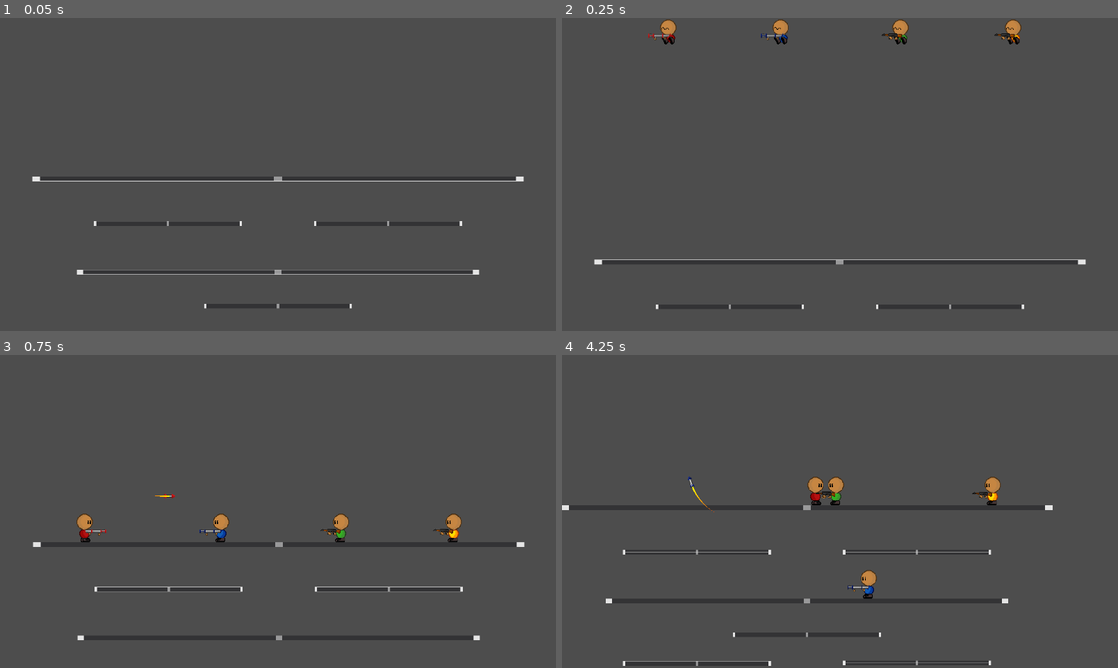
Above: before the commit, frames 1-4 (two rows, left to right).
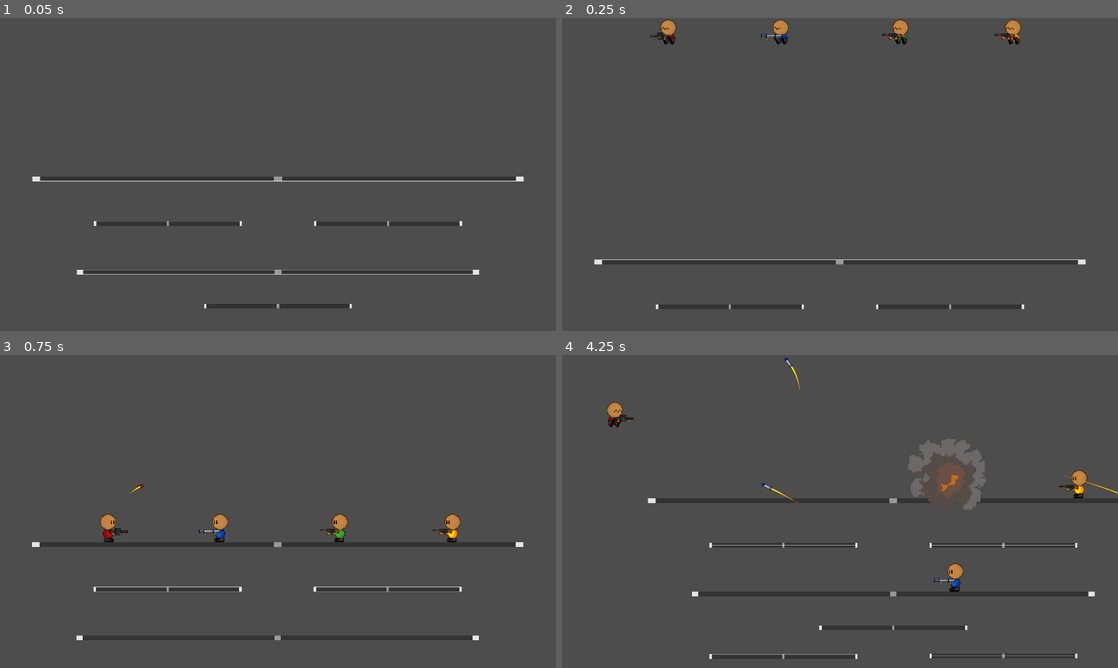
Above: after the commit, the same moments.

Repository: OmerIsBad/Trigger-Happy
Game: Godot game, scene res://Scenes/Level.tscn
Two runs of this game, one before a commit and one after it. Both use one fixed random seed, a clock stepped at 60 frames per second and the inputs below. The engine's default icon, where the game draws it, is replaced by a stand-in: a white triangle on a blue panel in a dark square.
Inputs:
- Up to frame 1 (0.05 s): no input
- Up to frame 2 (0.25 s): no input
- Up to frame 3 (0.75 s): hold D (RIGHT) from 0.53 s (still down); tap X (SHOOT) at 0.6 s
- Up to frame 4 (4.25 s): tap W (JUMP) at 0.77, 1.52, 3.02, 3.77 s; tap Keypad 0 (SHOOT_2) at 0.8, 1.35, 3.8 s; tap O (SHOOT_3) at 1.55, 2.1 s; release D (RIGHT) at 2.03 s; hold A (LEFT) 2.03-2.78 s; tap . (SHOOT_4) at 2.3, 2.85 s; hold D (RIGHT) from 2.78 s (still down); tap X (SHOOT) at 3.05 s; tap Down (DOWN_2) at 3.6 s

Frame 1 is identical in both runs. In frame 2, less than 0.1% of the frame differs, in the area x 15-20%, y 4-8%; in frame 3, 0.9%; in frame 4, 11%, in the area x 0-100%, y 0-100%.

Commit message:
Grenade Launcher And Gun Crate
Added the Grenade Launcher, shoots physics based projectiles that explode

With that, every single gun is officially implemented!

Added CrateSpawners into the map, that spawn crates after a random period of time

Added crates that give you random guns.

TO DO:
These crates need to dissapear after a while
The period of time for crate spawning needs to be tweaked.

Diff:
--- /dev/null
+++ b/Scenes/CrateSpawner.tscn
@@ -0,0 +1,14 @@
+[gd_scene format=3 uid="uid://caavupfmnolax"]
+
+[ext_resource type="Script" uid="uid://b0gip37bjmrid" path="res://Scripts/CrateSpawner.gd" id="1_mqx4l"]
+
+[node name="CrateSpawner" type="Node2D" unique_id=599620663]
+script = ExtResource("1_mqx4l")
+
+[node name="SpawnInTimer" type="Timer" parent="." unique_id=1721303693]
+one_shot = true
+
+[node name="SpawnMarker" type="Marker2D" parent="." unique_id=1481201811]
+position = Vector2(0, -32)
+
+[connection signal="timeout" from="SpawnInTimer" to="." method="_on_spawn_in_timer_timeout"]
--- a/Scenes/ExplosionAir.tscn
+++ b/Scenes/ExplosionAir.tscn
@@ -65,7 +65,7 @@
 script = ExtResource("1_si51q")
 
 [node name="Area2D" type="Area2D" parent="." unique_id=2129692434]
-collision_mask = 31
+collision_mask = 159
 
 [node name="CollisionShape2D" type="CollisionShape2D" parent="Area2D" unique_id=232186683]
 position = Vector2(0, -50)
--- /dev/null
+++ b/Scenes/ExplosiveBullet.tscn
@@ -0,0 +1,50 @@
+[gd_scene format=3 uid="uid://d4nbh7f3kajhj"]
+
+[ext_resource type="Script" uid="uid://8ib6cabhrnw0" path="res://Scripts/ExplosiveBullet.gd" id="1_eyhip"]
+[ext_resource type="Texture2D" uid="uid://csn7rhhiytthu" path="res://Assets/ExplosiveBullet.png" id="2_86yeh"]
+
+[sub_resource type="PhysicsMaterial" id="PhysicsMaterial_5rrr5"]
+bounce = 0.5
+
+[sub_resource type="Curve" id="Curve_eyhip"]
+_data = [Vector2(0, 0), 0.0, 0.0, 0, 0, Vector2(1, 1), 0.0, 0.0, 0, 0]
+point_count = 2
+
+[sub_resource type="Gradient" id="Gradient_86yeh"]
+colors = PackedColorArray(0.99215686, 0.22352941, 0, 1, 1, 1, 0, 1)
+
+[sub_resource type="CapsuleShape2D" id="CapsuleShape2D_eyhip"]
+radius = 5.0
+height = 22.0
+
+[node name="ExplosiveBullet" type="RigidBody2D" unique_id=1026185351]
+collision_layer = 128
+collision_mask = 129
+physics_material_override = SubResource("PhysicsMaterial_5rrr5")
+script = ExtResource("1_eyhip")
+
+[node name="Trail" type="Line2D" parent="." unique_id=847672714]
+top_level = true
+width = 5.0
+width_curve = SubResource("Curve_eyhip")
+gradient = SubResource("Gradient_86yeh")
+
+[node name="Sprite2D" type="Sprite2D" parent="." unique_id=1347753416]
+scale = Vector2(2, 2)
+texture = ExtResource("2_86yeh")
+
+[node name="CollisionShape2D" type="CollisionShape2D" parent="." unique_id=592013345]
+rotation = 1.5707964
+shape = SubResource("CapsuleShape2D_eyhip")
+
+[node name="Timer" type="Timer" parent="." unique_id=663988500]
+wait_time = 3.0
+one_shot = true
+autostart = true
+
+[node name="FlashTimer" type="Timer" parent="." unique_id=1884115490]
+wait_time = 0.2
+one_shot = true
+
+[connection signal="timeout" from="Timer" to="." method="_on_timer_timeout"]
+[connection signal="timeout" from="FlashTimer" to="." method="_on_flash_timer_timeout"]
--- /dev/null
+++ b/Scenes/GrenadeLauncher.tscn
@@ -0,0 +1,19 @@
+[gd_scene format=3 uid="uid://brxsd17k37suo"]
+
+[ext_resource type="Script" uid="uid://dn12ykpxwttew" path="res://Scripts/GrenadeLauncher.gd" id="1_3a3n0"]
+[ext_resource type="Texture2D" uid="uid://bsj645i03wwtt" path="res://Assets/GrenadeLauncher_In_Hand.png" id="2_v6vey"]
+
+[node name="GrenadeLauncher" type="Node2D" unique_id=693367144]
+script = ExtResource("1_3a3n0")
+
+[node name="Muzzle" type="Marker2D" parent="." unique_id=2140118325]
+position = Vector2(33, -2)
+
+[node name="Sprite2D" type="Sprite2D" parent="." unique_id=1994585060]
+scale = Vector2(2, 2)
+texture = ExtResource("2_v6vey")
+
+[node name="FireRateTimer" type="Timer" parent="." unique_id=1098430262]
+one_shot = true
+
+[connection signal="timeout" from="FireRateTimer" to="." method="_on_fire_rate_timer_timeout"]
--- a/Scenes/Level.tscn
+++ b/Scenes/Level.tscn
@@ -6,6 +6,7 @@
 [ext_resource type="PackedScene" uid="uid://dboxttpabx55w" path="res://Scenes/Player3.tscn" id="3_xylue"]
 [ext_resource type="Texture2D" uid="uid://d0knq47jntws5" path="res://Assets/Prototype.png" id="4_ienac"]
 [ext_resource type="PackedScene" uid="uid://d0moe1qvk0f81" path="res://Scenes/Player4.tscn" id="4_tj5wv"]
+[ext_resource type="PackedScene" uid="uid://caavupfmnolax" path="res://Scenes/CrateSpawner.tscn" id="7_ienac"]
 
 [sub_resource type="RectangleShape2D" id="RectangleShape2D_npw3m"]
 size = Vector2(511, 40)
@@ -114,3 +115,26 @@
 [node name="CollisionShape2D" type="CollisionShape2D" parent="Platforms/Platform7" unique_id=1567310251]
 shape = SubResource("RectangleShape2D_npw3m")
 one_way_collision = true
+
+[node name="CrateSpawners" type="Node" parent="." unique_id=1217485087]
+
+[node name="CrateSpawner" parent="CrateSpawners" unique_id=599620663 instance=ExtResource("7_ienac")]
+position = Vector2(960, 726)
+
+[node name="CrateSpawner2" parent="CrateSpawners" unique_id=1354042321 instance=ExtResource("7_ienac")]
+position = Vector2(580, 942)
+
+[node name="CrateSpawner3" parent="CrateSpawners" unique_id=1963759749 instance=ExtResource("7_ienac")]
+position = Vector2(1340, 940)
+
+[node name="CrateSpawner4" parent="CrateSpawners" unique_id=2086651923 instance=ExtResource("7_ienac")]
+position = Vector2(580, 558)
+
+[node name="CrateSpawner5" parent="CrateSpawners" unique_id=579182355 instance=ExtResource("7_ienac")]
+position = Vector2(1340, 558)
+
+[node name="CrateSpawner6" parent="CrateSpawners" unique_id=1273534288 instance=ExtResource("7_ienac")]
+position = Vector2(430, 404)
+
+[node name="CrateSpawner7" parent="CrateSpawners" unique_id=1403212314 instance=ExtResource("7_ienac")]
+position = Vector2(1490, 404)
--- a/Scenes/Missile.tscn
+++ b/Scenes/Missile.tscn
@@ -38,7 +38,7 @@
 shape = SubResource("CapsuleShape2D_3yf48")
 
 [node name="FuelTimer" type="Timer" parent="." unique_id=1320985086]
-wait_time = 5.0
+wait_time = 10.0
 one_shot = true
 autostart = true
 
--- a/Scenes/Player1.tscn
+++ b/Scenes/Player1.tscn
@@ -4,7 +4,7 @@
 [ext_resource type="Texture2D" uid="uid://dcnmywy7djk7h" path="res://Assets/Player_Air_RED.png" id="2_2ale3"]
 [ext_resource type="Texture2D" uid="uid://b5fj4ew8f3pil" path="res://Assets/Player_Run_RED.png" id="2_dvont"]
 [ext_resource type="Texture2D" uid="uid://brurq1gppfwel" path="res://Assets/Player_Idle_RED.png" id="3_i047d"]
-[ext_resource type="PackedScene" uid="uid://ch7jjj0qi2bbs" path="res://Scenes/RocketLauncher.tscn" id="5_2ale3"]
+[ext_resource type="PackedScene" uid="uid://brxsd17k37suo" path="res://Scenes/GrenadeLauncher.tscn" id="5_2ale3"]
 
 [sub_resource type="AtlasTexture" id="AtlasTexture_7m8ro"]
 atlas = ExtResource("2_2ale3")
@@ -116,7 +116,7 @@
 [node name="WeaponHolder" type="Node2D" parent="Hand" unique_id=1822474020]
 position = Vector2(28, 19)
 
-[node name="RocketLauncher" parent="Hand/WeaponHolder" unique_id=1929053549 instance=ExtResource("5_2ale3")]
+[node name="GrenadeLauncher" parent="Hand/WeaponHolder" unique_id=693367144 instance=ExtResource("5_2ale3")]
 
 [node name="CoyoteTimer" type="Timer" parent="." unique_id=468557345]
 one_shot = true
--- /dev/null
+++ b/Scenes/WeaponCrate.tscn
@@ -0,0 +1,22 @@
+[gd_scene format=3 uid="uid://dgdpgsvupls6h"]
+
+[ext_resource type="Script" uid="uid://bjvjgf5uvhcxl" path="res://Scripts/WeaponCrate.gd" id="1_jv64r"]
+[ext_resource type="Texture2D" uid="uid://dia77alkvwajx" path="res://icon.svg" id="1_lui6a"]
+
+[sub_resource type="RectangleShape2D" id="RectangleShape2D_npw3m"]
+size = Vector2(64, 64)
+
+[node name="WeaponCrate" type="Node2D" unique_id=404992232]
+script = ExtResource("1_jv64r")
+
+[node name="Sprite2D" type="Sprite2D" parent="." unique_id=1737166056]
+scale = Vector2(0.5, 0.5)
+texture = ExtResource("1_lui6a")
+
+[node name="Area2D" type="Area2D" parent="." unique_id=1234030427]
+collision_mask = 31
+
+[node name="CollisionShape2D" type="CollisionShape2D" parent="Area2D" unique_id=501875485]
+shape = SubResource("RectangleShape2D_npw3m")
+
+[connection signal="body_entered" from="Area2D" to="." method="_on_area_2d_body_entered"]
--- a/Scripts/AK47.gd
+++ b/Scripts/AK47.gd
@@ -43,7 +43,7 @@
 	print(get_parent().get_parent().get_parent().name)
 	if get_parent().get_parent().get_parent().name == "Player1":
 		ShootButton = "SHOOT"
-		print("Shoot button set as ", ShootButton, " FOR ", get_parent().get_pareant().get_parent().name)
+		print("Shoot button set as ", ShootButton, " FOR ", get_parent().get_parent().get_parent().name)
 	elif get_parent().get_parent().get_parent().name == "Player2":
 		ShootButton = "SHOOT_2"
 		print("Shoot button set as ", ShootButton, " FOR ", get_parent().get_parent().get_parent().name)
--- a/Scripts/AutoShotgun.gd
+++ b/Scripts/AutoShotgun.gd
@@ -9,7 +9,7 @@
 
 
 #Gun Stats
-var Recoil = 910.0
+var Recoil = 300.0
 var FireRate = 0.3
 var MagSize = 15 #-1 for infinite
 var GunName = "AutoShotgun"
--- a/Scripts/CombatShotgun.gd
+++ b/Scripts/CombatShotgun.gd
@@ -9,7 +9,7 @@
 
 
 #Gun Stats
-var Recoil = 890.0
+var Recoil = 300.0
 var FireRate = 0.2
 var MagSize = 20 #-1 for infinite
 var GunName = "CombatShotgun"
--- /dev/null
+++ b/Scripts/CrateSpawner.gd
@@ -0,0 +1,21 @@
+extends Node2D
+
+@onready var SpawnInTimer = $SpawnInTimer
+@onready var SpawnMarker = $SpawnMarker
+
+
+var WeaponsCrate = preload("res://Scenes/WeaponCrate.tscn")
+
+# Called when the node enters the scene tree for the first time.
+func _ready() -> void:
+	RestartCrateShenanigans()
+
+func RestartCrateShenanigans():
+	var TimerTime = randi_range(10, 100)
+	global_position.x += randi_range(-250, +250)
+	SpawnInTimer.start(TimerTime)
+
+func _on_spawn_in_timer_timeout() -> void:
+	var WeaponBox = WeaponsCrate.instantiate()
+	add_child(WeaponBox)
+	WeaponBox.position = SpawnMarker.position
--- a/Scripts/ExplosionAir.gd
+++ b/Scripts/ExplosionAir.gd
@@ -7,7 +7,7 @@
 var YDirection
 var DoIt = true
 var SmallerHitbox = false
-
+var ExplosiveThingyReduction = 3
 
 func _ready() -> void:
 	if SmallerHitbox == true:
@@ -17,31 +17,37 @@
 	queue_free()
 
 func _process(delta: float) -> void:
-	if $AnimatedSprite2D.frame == 3:
+	if $AnimatedSprite2D.frame == 2:
 		DoIt = false
 
 
 func _on_area_2d_body_entered(Thing: Node2D) -> void:
 	if Thing.is_in_group("players") and DoIt:
-		#This code is a fucking mess but it works
+	#This code is a fucking mess but it works so dont touch it
 
 		var DiffDirection = (Thing.global_position - global_position).normalized()
-
-		#How strong the raw vertical push would be if uncapped
 		var RawVerticalKnockback = DiffDirection.y * TotalKnockback
-
-		#Capping vertical knockback to a max, in either direction (up or down)
-		var MaxVerticalKnockback = 400.0  # tune this to taste
+		var MaxVerticalKnockback = 400.0
 		var ClampedVerticalKnockback = clamp(RawVerticalKnockback, -MaxVerticalKnockback, MaxVerticalKnockback)
-
-		#Whatever got cut off by the clamp is "leftover" energy to redirect into X
 		var VerticalOverflow = abs(RawVerticalKnockback) - abs(ClampedVerticalKnockback)
-
-		#Figure out which horizontal side the explosion is already leaning toward,
-		#so the leftover energy pushes further in that same direction
 		var HorizontalSign = sign(DiffDirection.x)
 		if HorizontalSign == 0:
-			HorizontalSign = 1  #fallback if explosion is dead-center horizontally, pick a default side
-
+			HorizontalSign = 1
 		Thing.velocity.x += (DiffDirection.x * TotalKnockback) + (VerticalOverflow * HorizontalSign)
 		Thing.velocity.y += ClampedVerticalKnockback
+
+
+
+
+	if Thing.is_in_group("ExplosiveThingiesThatShouldAlsoBeMovedByExplosions") and DoIt:
+		var DiffDirection = (Thing.global_position - global_position).normalized()
+		var RawVerticalKnockback = DiffDirection.y * TotalKnockback
+		var MaxVerticalKnockback = 400.0
+		var ClampedVerticalKnockback = clamp(RawVerticalKnockback, -MaxVerticalKnockback, MaxVerticalKnockback)
+		var VerticalOverflow = abs(RawVerticalKnockback) - abs(ClampedVerticalKnockback)
+		var HorizontalSign = sign(DiffDirection.x)
+		var KnockbackVector = Vector2(
+			(DiffDirection.x * TotalKnockback) + (VerticalOverflow * HorizontalSign),
+			ClampedVerticalKnockback
+		)
+		Thing.apply_impulse(KnockbackVector / ExplosiveThingyReduction)
--- /dev/null
+++ b/Scripts/ExplosiveBullet.gd
@@ -0,0 +1,41 @@
+extends RigidBody2D
+
+var ExplosionScene = preload("res://Scenes/ExplosionAir.tscn")
+@onready var Countdown = $Timer
+@onready var FlashTimer = $FlashTimer
+@onready var Sprite = $Sprite2D
+@onready var TrailNode = $Trail
+var TrailLength = 20
+
+var Direction
+var Speed
+var UpwardsForce = -400
+var LastSecond = 0
+
+
+# Called when the node enters the scene tree for the first time.
+func _ready() -> void:
+	add_to_group("ExplosiveThingiesThatShouldAlsoBeMovedByExplosions")
+	apply_impulse(Vector2(Speed * Direction, UpwardsForce))
+	apply_torque((-10000.0 * Direction)+ randi_range(-2500, 2500))
+
+func _process(delta: float) -> void:
+	var CurrentSecond = floor(Countdown.time_left)
+	if CurrentSecond != LastSecond:
+		Sprite.modulate = Color(1, 0, 0, 1)
+		LastSecond = CurrentSecond
+		FlashTimer.start()
+
+	TrailNode.add_point(global_position)
+	if TrailNode.get_point_count() > TrailLength:
+		TrailNode.remove_point(0)
+
+func _on_timer_timeout() -> void:
+	var Explosion = ExplosionScene.instantiate()
+	Explosion.global_position = global_position
+	get_tree().current_scene.add_child(Explosion)
+	queue_free()
+
+
+func _on_flash_timer_timeout() -> void:
+	Sprite.modulate = Color(1, 1, 1, 1)
--- /dev/null
+++ b/Scripts/GrenadeLauncher.gd
@@ -0,0 +1,91 @@
+extends Node2D
+
+var ShootButton
+
+var GrenadeScene = preload("res://Scenes/ExplosiveBullet.tscn")
+@onready var FireRateTimer = $FireRateTimer
+@onready var PlayerHand = get_parent().get_parent()
+
+
+
+#Gun Stats
+var Recoil = 300.0
+var FireRate = 0.4
+var MagSize = 5 #-1 for infinite
+var GunName = "GrenadeLauncher"
+var CanShoot = true
+
+#Grenade Stats
+var GrenadeSpeed = 500
+var GrenadeDirection = -1
+
+# Called when the node enters the scene tree for the first time.
+func _ready() -> void:
+	IdentifyPlayerShoot()
+
+
+
+# Called every frame. 'delta' is the elapsed time since the previous frame.
+func _process(delta: float) -> void:
+	#Find direction player is facing and make bullets shoot that way now instead yuh
+	if get_parent().get_parent().get_parent().Direction != 0:
+		GrenadeDirection = get_parent().get_parent().get_parent().Direction
+
+
+	if Input.is_action_pressed(ShootButton) and CanShoot:
+		Shoot()
+		if MagSize != 0:
+			ApplyRecoil()
+
+func IdentifyPlayerShoot():
+	print(get_parent().get_parent().get_parent().name)
+	if get_parent().get_parent().get_parent().name == "Player1":
+		ShootButton = "SHOOT"
+		print("Shoot button set as ", ShootButton, " FOR ", get_parent().get_parent().get_parent().name)
+	elif get_parent().get_parent().get_parent().name == "Player2":
+		ShootButton = "SHOOT_2"
+		print("Shoot button set as ", ShootButton, " FOR ", get_parent().get_parent().get_parent().name)
+	elif get_parent().get_parent().get_parent().name == "Player3":
+		ShootButton = "SHOOT_3"
+		print("Shoot button set as ", ShootButton, " FOR ", get_parent().get_parent().get_parent().name)
+	elif get_parent().get_parent().get_parent().name == "Player4":
+		ShootButton = "SHOOT_4"
+		print("Shoot button set as ", ShootButton, " FOR ", get_parent().get_parent().get_parent().name)
+
+func Shoot():
+	if MagSize != -1: #Check if this gun has infinite ammo
+		MagSize -= 1
+
+	var Grenade = GrenadeScene.instantiate()
+
+	Grenade.global_position = $Muzzle.global_position
+	Grenade.Direction = GrenadeDirection
+	Grenade.Speed = GrenadeSpeed
+	get_tree().current_scene.add_child(Grenade)
+
+	if MagSize == 0:
+		DestroyGun()
+	else:
+		StartCooldown()
+
+func ApplyRecoil():
+	get_parent().get_parent().get_parent().velocity.x -= Recoil * get_parent().get_parent().get_parent().Direction
+
+	var RestPosition = PlayerHand.position
+	var KickPosition = RestPosition + Vector2(-15 * GrenadeDirection, 0)
+
+	var RecoilTween = create_tween().set_trans(Tween.TRANS_EXPO).set_ease(Tween.EASE_OUT)
+	RecoilTween.tween_property(PlayerHand, "position", KickPosition, 0.05)
+	RecoilTween.tween_property(PlayerHand, "position", RestPosition, 0.1)
+
+func DestroyGun():
+	get_parent().get_parent().get_parent().DropGun(GunName)
+	queue_free()
+
+func StartCooldown():
+	CanShoot = false
+	FireRateTimer.start(FireRate)
+
+
+func _on_fire_rate_timer_timeout() -> void:
+	CanShoot = true
--- a/Scripts/Missile.gd
+++ b/Scripts/Missile.gd
@@ -32,6 +32,7 @@
 				DistanceToClosestPlayer = position.distance_to(Player.position)
 				TargetPlayer = Player
 
+
 func _physics_process(delta: float) -> void:
 
 	if HasFuel:
@@ -63,6 +64,8 @@
 		PrevPos = position
 		position += Velocity * delta
 
+		rotation += 0.1
+
 
 
 func _on_bullet_life_timer_timeout() -> void:
--- /dev/null
+++ b/Scripts/WeaponCrate.gd
@@ -0,0 +1,71 @@
+extends Node2D
+
+#NEEDS FUNCTIONALITY TO DISAPEAR AFTER A WHILE
+
+var Weapons = {
+		#Pistols
+		"Revolver": preload("res://Scenes/Revolver.tscn"),
+		"Uzi": preload("res://Scenes/Uzi.tscn"),
+		"GoldenEagle": preload("res://Scenes/GoldenEagle.tscn"),
+		"Musket": preload("res://Scenes/Musket.tscn"),
+
+		#Assault Rifles
+		"AK47": preload("res://Scenes/AK47.tscn"),
+		"M16": preload("res://Scenes/M16.tscn"),
+		"Scar": preload("res://Scenes/Scar.tscn"),
+		"BullPup": preload("res://Scenes/BullPup.tscn"),
+		"Vector": preload("res://Scenes/Vector.tscn"),
+		"Ace": preload("res://Scenes/Ace.tscn"),
+		"TommyGun": preload("res://Scenes/TommyGun.tscn"),
+		"P90": preload("res://Scenes/P90.tscn"),
+
+		#ShotGuns
+		"PumpShotgun": preload("res://Scenes/PumpShotgun.tscn"),
+		"DoubleBarrel": preload("res://Scenes/DoubleBarrel.tscn"),
+		"SawedOffShotty": preload("res://Scenes/SawedOffShotty.tscn"),
+		"AutoShotgun": preload("res://Scenes/AutoShotgun.tscn"),
+		"CombatShotgun": preload("res://Scenes/CombatShotgun.tscn"),
+
+		#Snipers
+		"AWMSniper": preload("res://Scenes/AWMSniper.tscn"),
+		"BoltAction": preload("res://Scenes/BoltAction.tscn"),
+		"CrossBow": preload("res://Scenes/CrossBow.tscn"),
+		"HeavySniper": preload("res://Scenes/HeavySniper.tscn"),
+
+		#Specials
+		"Minigun": preload("res://Scenes/Minigun.tscn"),
+		"GrenadeLauncher": preload("res://Scenes/GrenadeLauncher.tscn"),
+		"RocketLauncher": preload("res://Scenes/RocketLauncher.tscn"),
+		"MissileLauncher": preload("res://Scenes/MissileLauncher.tscn")
+		}
+
+# Called when the node enters the scene tree for the first time.
+func _ready() -> void:
+	pass # Replace with function body.
+
+
+# Called every frame. 'delta' is the elapsed time since the previous frame.
+func _process(delta: float) -> void:
+	pass
+
+
+func _on_area_2d_body_entered(body: Node2D) -> void:
+	if body.is_in_group("players"):
+		var WeaponHolder = body.get_node("Hand/WeaponHolder")
+		var OldGun = WeaponHolder.get_child(0).name
+		WeaponHolder.get_child(0).queue_free()
+
+		var ChosenGun = Weapons.keys().pick_random()
+		while true:
+			if ChosenGun == OldGun:
+				ChosenGun = Weapons.keys().pick_random()
+			else:
+				break
+
+		var NewGun = Weapons[ChosenGun].instantiate()
+		WeaponHolder.add_child(NewGun)
+
+		print("Erased Gun: ", OldGun, " And Given Gun: ", ChosenGun)
+
+		get_parent().RestartCrateShenanigans()
+		queue_free()
--- a/Scripts/bullet.gd
+++ b/Scripts/bullet.gd
@@ -2,7 +2,7 @@
 
 @onready var BulletLifeTimer = $BulletLifeTimer
 @onready var TrailNode = $Trail
-
+var TrailLength = 2
 var Speed
 var Lifetime
 var Knockback
@@ -10,7 +10,7 @@
 var PrevPos
 var FirstPos
 
-var TrailLength = 2
+
 
 # Called when the node enters the scene tree for the first time.
 func _ready() -> void:
--- a/Scripts/player.gd
+++ b/Scripts/player.gd
@@ -29,8 +29,8 @@
 var CounterSteerBoost = 10
 
 var YBoundary = 1500
-var LeftBoundary = -1000
-var RightBoundary = 3000
+var LeftBoundary = -500
+var RightBoundary = 2500
 
 func IdentifyPlayer():
 	if name == "Player1":
--- a/project.godot
+++ b/project.godot
@@ -29,7 +29,7 @@
 
 [editor]
 
-movie_writer/movie_file="C:/Users/Omer Ahmed/Documents/GitHub/simple-gun-test/Movie3.avi"
+movie_writer/movie_file="C:/Users/Omer Ahmed/Documents/GitHub/simple-gun-test/Movie6.avi"
 
 [input]
 
Binary file added: Assets/ExplosiveBullet.png
Not shown, added: Assets/ExplosiveBullet.png.import
Not shown, added: Scripts/CrateSpawner.gd.uid
Not shown, added: Scripts/ExplosiveBullet.gd.uid
Not shown, added: Scripts/GrenadeLauncher.gd.uid
Not shown, added: Scripts/WeaponCrate.gd.uid
Not shown, added: Movie5.avi
Not shown, added: Movie6.avi
